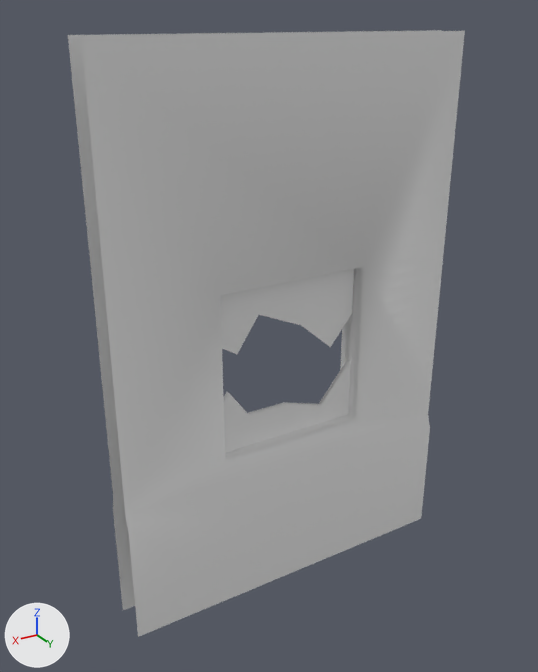
The FBX model RPG/Assets/Models/ExteriorRua/ParedeJanela.fbx: old version first, new version second.
The view is the same before and after, from a camera (50 mm lens) standing at (2.54, 3.96, 3.93) and looking at (0.12, -0.07, 1.91). The axes (+X, +Y, +Z) are drawn at lower left. The lights are the same throughout. Where no turn or scale is listed for an object, it has been applied to the vertices.

Names of what the first picture shows: 'ParedeJanela'.
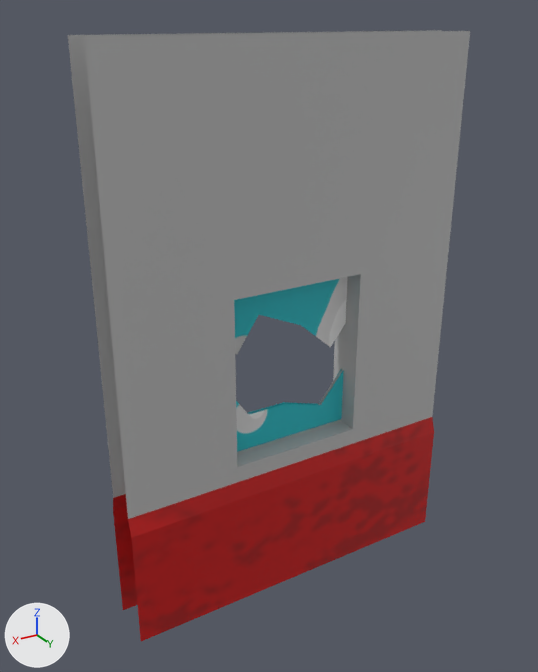
What changed in the scene script:
```text
Add img_bomba_postogasolinateto_campainha_and_more_png:
    img_bomba_postogasolinateto_campainha_and_more_png = load_image('Bomba PostoGasolinaTeto campainha and more.png', '../../Textures/Assets/Bomba PostoGasolinaTeto campainha and more.png', 1024, 1024, 'sRGB')
Add mat_material:
    mat_material = principled_material('Material')
    mat_material.texture = img_bomba_postogasolinateto_campainha_and_more_png
Change me_paredejanela:
    used by ob_paredejanela; location = (0.0, 0.0, 0.0)
    before: 4 (1.29, 0.09, 0.97) at pixel (125, 515), 5 (-1.29, 0.09, 0.97) at pixel (428, 414), 6 (-1.29, 0.09, 3.83) at pixel (464, 31), 7 (1.29, 0.09, 3.83) at pixel (81, 36), 66 (1.29, 0.12, 0.85) at pixel (128, 533)
    before: 67 (-1.29, 0.12, 0.85) at pixel (429, 428), 70 (1.29, 0.12, -0.03) at pixel (138, 636), 71 (-1.29, 0.12, -0.03) at pixel (421, 518)
    remove me_paredejanela.from_pydata(...)  # 72 vertices, 36 faces; spans x -1.29..1.29, y -0.17..0.12, z -0.03..3.83
    add me_paredejanela.from_pydata(...)  # 72 vertices, 36 faces; spans x -1.29..1.29, y -0.17..0.17, z -0.03..3.83
    me_paredejanela part 1
    add for i in [*range(4, 8), 66, 67, 70, 71]: me_paredejanela.vertices[i].co += Vector((0.0, 0.05, 0.0))
    me_paredejanela.vertices[8].co: (0.56, -0.13, 1.13) -> (0.49, -0.13, 1.1)
    me_paredejanela.vertices[9].co: (-0.55, -0.13, 1.13) -> (-0.49, -0.13, 1.1)
    me_paredejanela.vertices[10].co: (-0.55, -0.13, 2.34) -> (-0.49, -0.13, 2.31)
    me_paredejanela.vertices[11].co: (0.56, -0.13, 2.34) -> (0.49, -0.13, 2.31)
    me_paredejanela.vertices[12].co: (-0.55, 0.09, 1.13) -> (-0.49, 0.13, 1.1)  # pixel (355, 419) -> pixel (352, 429)
    me_paredejanela.vertices[13].co: (0.56, 0.09, 1.13) -> (0.49, 0.13, 1.1)  # pixel (225, 461) -> pixel (237, 466)
    me_paredejanela.vertices[14].co: (0.56, 0.09, 2.34) -> (0.49, 0.13, 2.31)  # pixel (220, 295) -> pixel (234, 300)
    me_paredejanela.vertices[15].co: (-0.54, 0.09, 2.34) -> (-0.49, 0.13, 2.31)  # pixel (363, 266) -> pixel (360, 274)
    me_paredejanela part 2: 36 faces spanning x -1.29..1.29, y -0.17..0.17, z -0.03..3.83 switch from no material to mat_material (picture img_bomba_postogasolinateto_campainha_and_more_png)
```

Location of each change, [x1, y1, x2, y2] in pixels of the pictures (538 x 672 px; the box of a moved part takes in the faces that stretch with it):
'ParedeJanela', reshaped: before [68, 30, 465, 637]; after [68, 30, 470, 641]
part 1 of me_paredejanela, moved or reshaped: before [68, 30, 465, 637]; after [68, 30, 470, 641]
part 2 of me_paredejanela, recoloured (grey to cyan): [113, 277, 347, 610] in both
